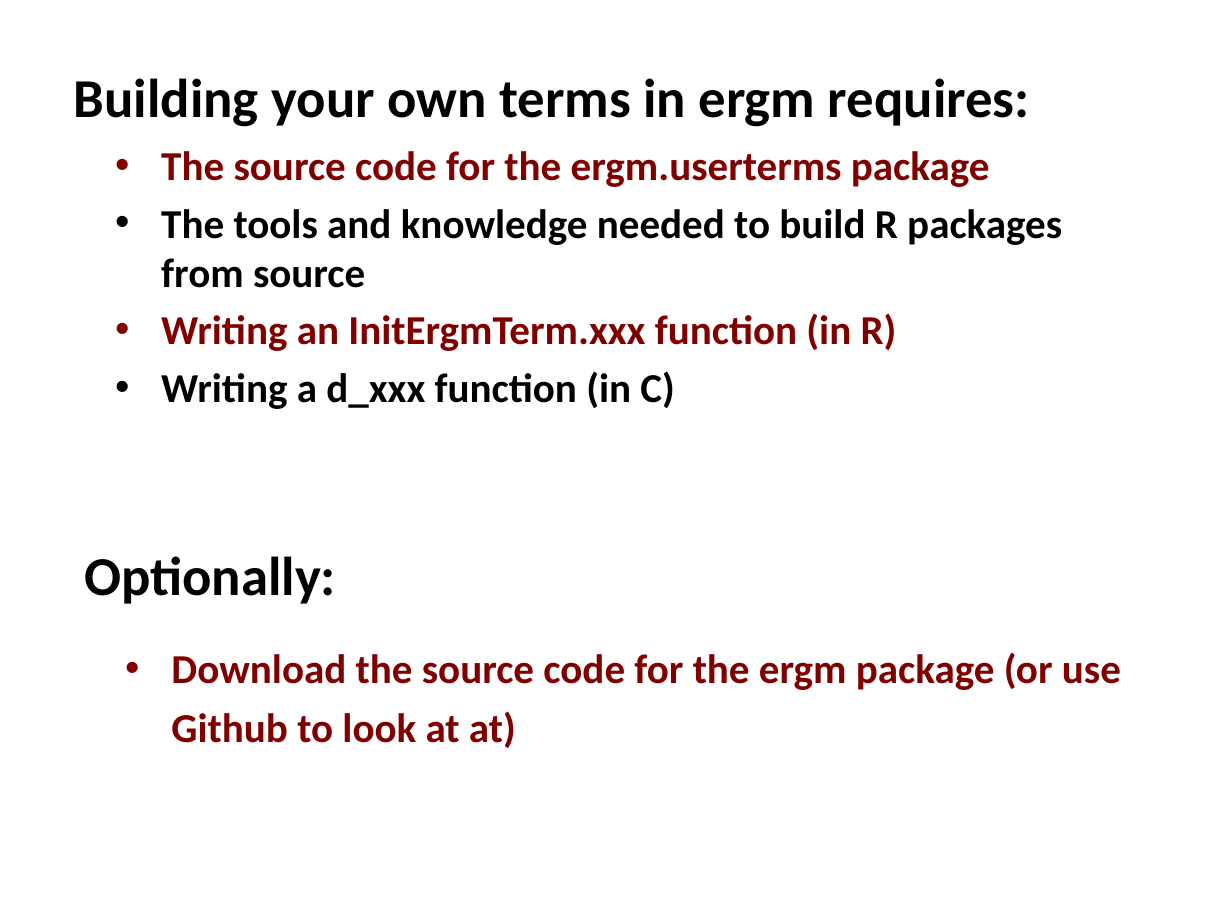
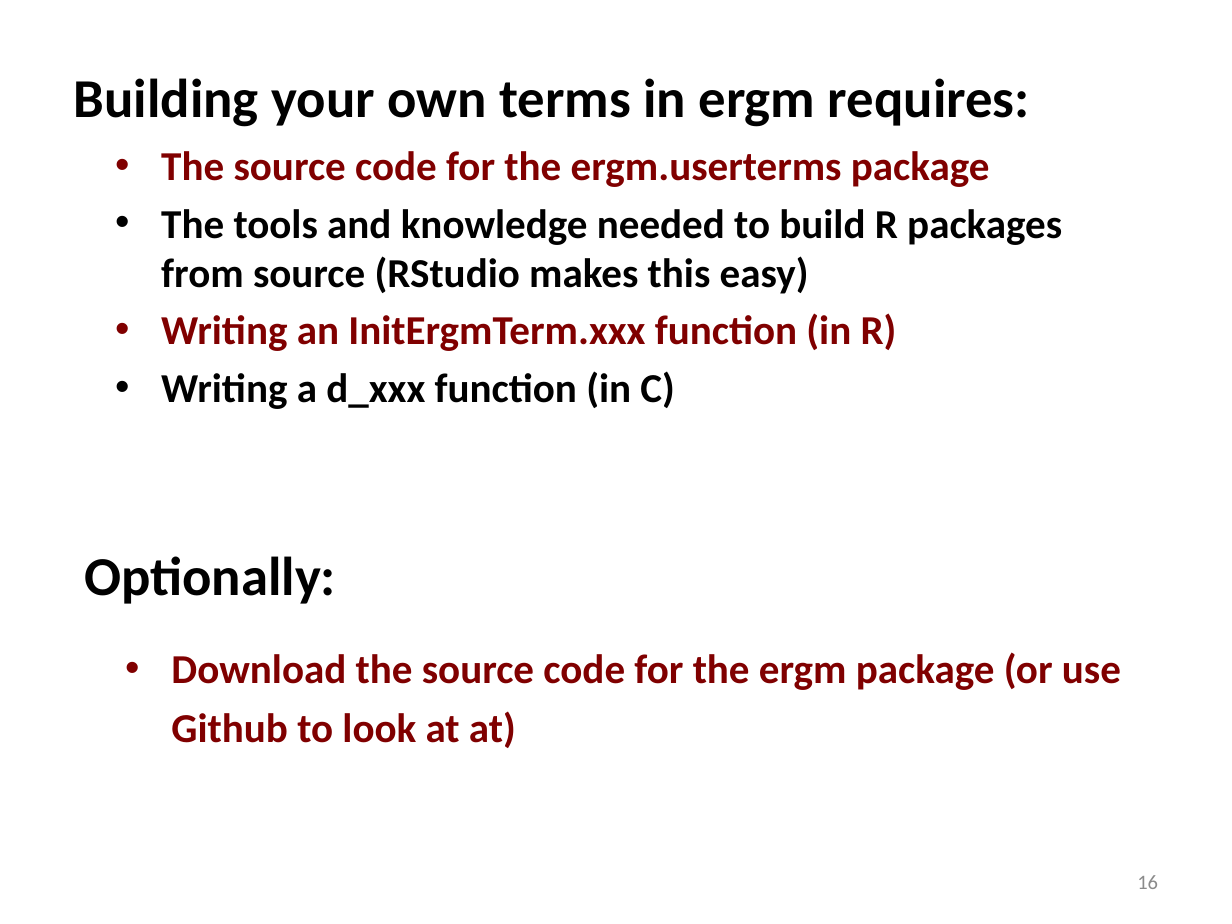
Before and after one commit to statnet/Workshops----OBSOLETE, a slide deck: slide 16 of ergm.userterms/EUT tutorial slides.pptx (slide 15 before the commit). Drawn at 1232x924 pixels with LibreOffice and Linux fonts; fonts in the diff are those of the drawing. Boxes give left, top, right and bottom in pixels: in the first picture for what was removed or moved away, otherwise in the second. Text is boxed around its words. In the diff, an @@ line names an element or a change of style, - is before the commit and + after.

```diff
--- a/ergm.userterms/EUT tutorial slides.pptx
+++ b/ergm.userterms/EUT tutorial slides.pptx
@@ text at box(161, 209, 1062, 294): text changed @@
-• The tools and knowledge needed to build R packages from source
+• The tools and knowledge needed to build R packages from source (RStudio makes this easy)
@@ page number added at box(1137, 875, 1158, 889), 12 pt, text #8C8C8C @@
+16
```
Also in this commit, not shown: 48 other slides changed, 4 slides added, 1 slide removed.
